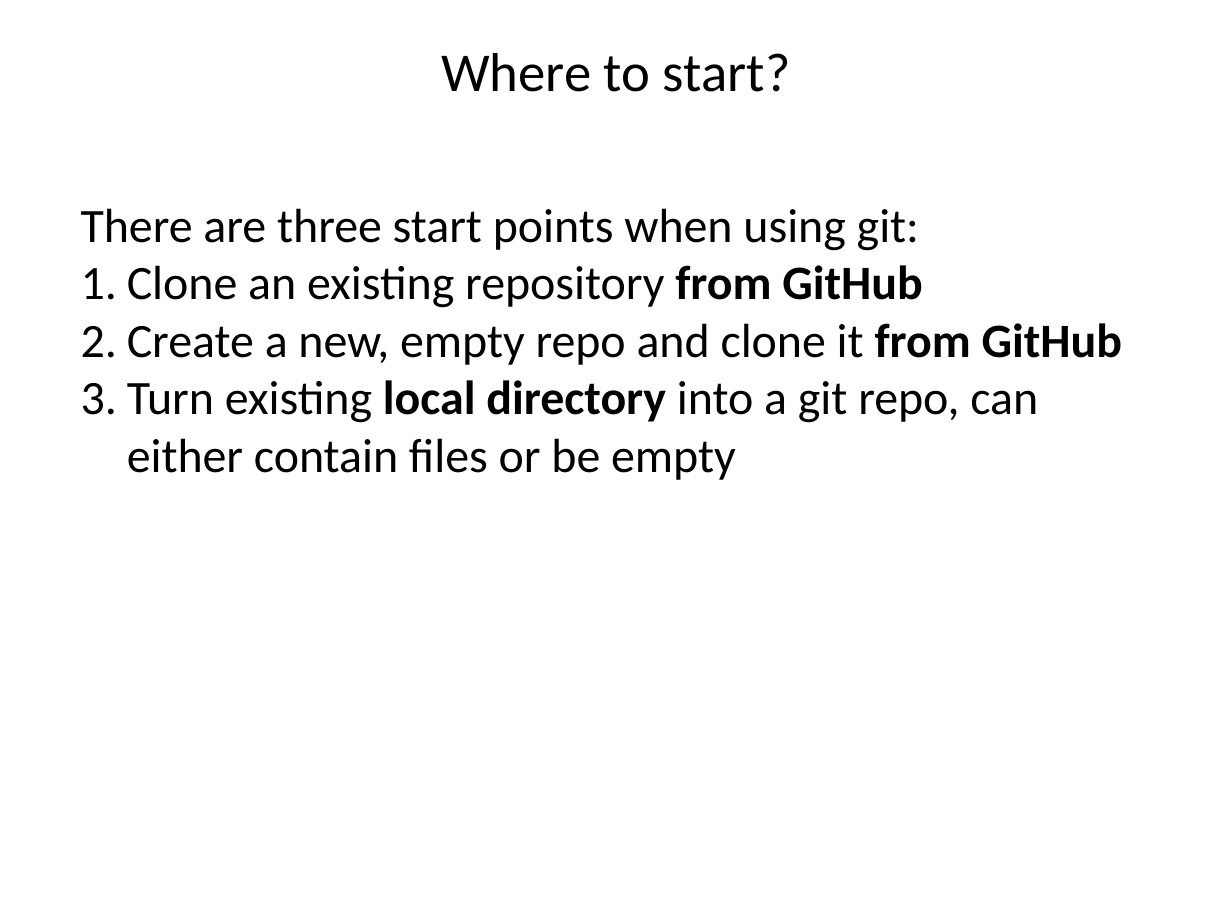
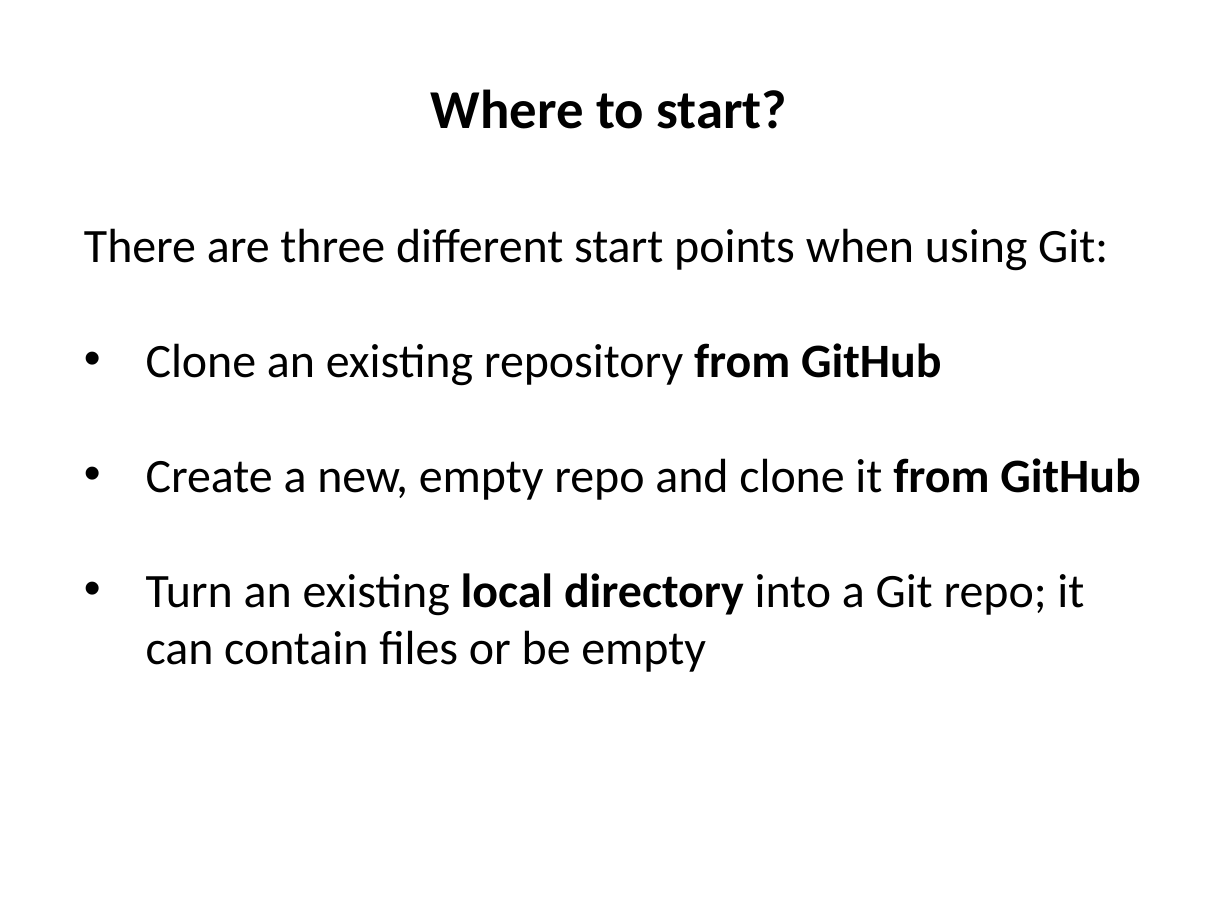
Before and after one commit to ncasuk/ncas-isc, a slide deck: slide 18 of version_control/presentations/01_git_intro.pptx. Drawn at 1232x924 pixels with LibreOffice and Linux fonts; fonts in the diff are those of the drawing; background and template pictures are left out. Boxes give left, top, right and bottom in pixels: in the first picture for what was removed or moved away, otherwise in the second. Text is boxed around its words. In the diff, an @@ line names an element or a change of style, - is before the commit and + after.

```diff
--- a/version_control/presentations/01_git_intro.pptx
+++ b/version_control/presentations/01_git_intro.pptx
@@ title "Where to start?" moved from (x1=441, y1=53, x2=790, y2=92) to (x1=431, y1=89, x2=786, y2=129) @@
@@ title "Where to start?" at (x1=431, y1=89, x2=786, y2=129): bold on @@
@@ text "There are three different start ..." moved from (x1=81, y1=208, x2=1122, y2=480) to (x1=84, y1=228, x2=1140, y2=672) @@
@@ text at (x1=84, y1=228, x2=1108, y2=271): text changed @@
-There are three start points when using git:
+There are three different start points when using Git:
@@ text at (x1=146, y1=343, x2=1140, y2=500): bullet 1. to • @@
@@ text at (x1=146, y1=573, x2=1084, y2=672): text changed @@
-3. Turn existing local directory into a git repo, can either contain files or be empty
+• Turn an existing local directory into a Git repo; it can contain files or be empty
```
Also in this commit, not shown: 14 other slides changed, 1 other file.
